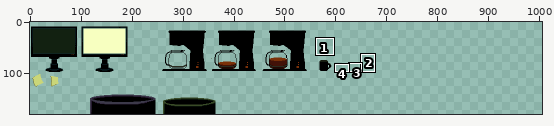
Pixel-art file: Assets/Sprites/Items/Assets_OneNightAtSunnHordLand-Update.aseprite. Above: a wide view before the commit, with the close-up outlined.
Close-up. Before the edit:
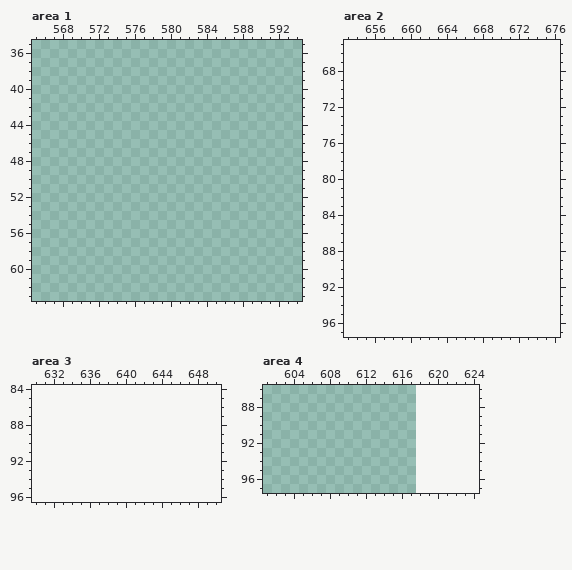
618x180 pixels, 1 frame. Shown: area 1: x 565..594, y 35..63; area 2: x 653..676, y 65..97; area 3: x 630..650, y 84..96; area 4: x 601..624, y 86..97. The old version is drawn lined up with the new one, on the new canvas. The wide view leaves out empty margins. The commit also changed other parts of the picture, which this record leaves out.
The result:
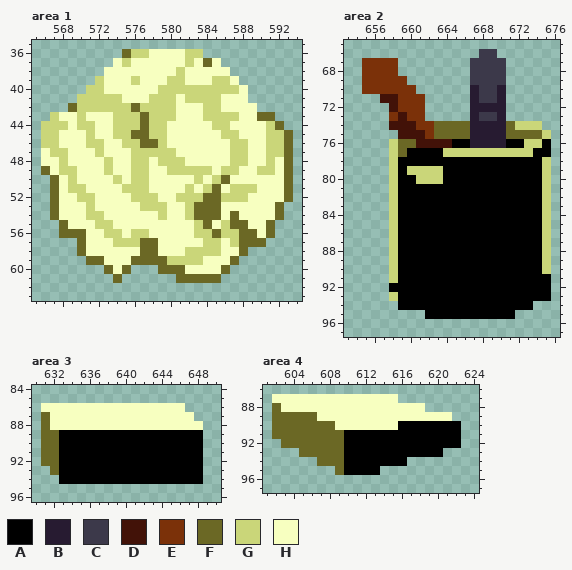
Palette (. is transparent): A #000000  B #271b31  C #3c394a  D #421208  E #7b3109  F #6b6825  G #cad679  H #f7ffc0
Edits made:
canvas 618x180 -> 1007x180
Changed rows in their new state; - is an unchanged pixel.
Area 1:
first column x 566:
36 ---------FGGHHHHGG----------
37 --------HGHHHHHHGHFH--------
38 -------HHHHHHHHGHHHHH-------
39 ------GHHHGHHHGGHHHGGH------
40 -----GGHHHHHHGGGGGGGGGH-----
41 ----GGGGGHHHGGGHGGGGHHH-----
42 ---FGGGGGGFGGGGHHHGGHHHH----
43 -GHHGHHHGGGFGGGHHHGGGGHHFF--
44 GGGHGGHHGGGFGGHHHHHGGHHHHGF-
45 GGHHHGHHGGFFGGHHHHHHGGHHHGGF
46 GGHHHGGHHGGFFGHHHHHHHGGHHGGF
47 HGGHHHGHHHGGGGGHHHHHHGGHHGGF
48 HHGHHHHGHHGGHGGGHHHHHGGHHGHF
49 FHGGHHHGHHGGHHGGGGGHGGHHGGHF
50 -FHGHHHHGHGGHHHHHGHGFHHHHHHF
51 -FHGGHHHHGGGHHHHGHGFHGGGHHHF
52 -FHHGGHHHHGGGHHGGGFFGGGHHHHF
53 -FHHHGHHHHHGGGHHGFFFHHHHHHF-
54 -FHHHGGHHHHHHGHHGFFFHFHHHHF-
55 --FHHHGGHHHHHHHHHGFHGFFHHF--
56 --FFFHHGGHGGHHHHHGGFGGFFHF--
57 ----FHHHGGGFFHHHHHGGHGFFF---
58 ----FHHHHHHFFHHHGGGGHHF-----
59 -----FFHHHFFFFGGGGHHHF------
60 -------FHF---FFFHHHHF-------
61 --------F------FFFFF--------
Area 2:
first column x 655:
66 -------------CC------
67 EEEE--------CCCC-----
68 EEEE--------CCCC-----
69 EEEEE-------CCCC-----
70 EEEEEE------BCCB-----
71 --DDEEE-----BCCB-----
72 ---DEEE-----BBBB-----
73 ---EDEE-----BCCB-----
74 ---DDDEEFFFFBBBBFGGG-
75 ----DDDEFFFFBBBBFFFFG
76 ---GFFDDDDAABBBBAAGGA
77 ---GFAAAAGGGGGGGGGGAA
78 ---GAAAAAAAAAAAAAAAAG
79 ---GAGGGGAAAAAAAAAAAG
80 ---GAAGGGAAAAAAAAAAAG
81 ---GAAAAAAAAAAAAAAAAG
82 ---GAAAAAAAAAAAAAAAAG
83 ---GAAAAAAAAAAAAAAAAG
84 ---GAAAAAAAAAAAAAAAAG
85 ---GAAAAAAAAAAAAAAAAG
86 ---GAAAAAAAAAAAAAAAAG
87 ---GAAAAAAAAAAAAAAAAG
88 ---GAAAAAAAAAAAAAAAAG
89 ---GAAAAAAAAAAAAAAAAG
90 ---GAAAAAAAAAAAAAAAAG
91 ---GAAAAAAAAAAAAAAAAA
92 ---AAAAAAAAAAAAAAAAAA
93 ---GAAAAAAAAAAAAAAAAA
94 ----AAAAAAAAAAAAAAA--
95 -------AAAAAAAAAA----
Area 3:
first column x 631:
86 HHHHHHHHHHHHHHHH--
87 FHHHHHHHHHHHHHHHH-
88 FHHHHHHHHHHHHHHHHH
89 FFAAAAAAAAAAAAAAAA
90 FFAAAAAAAAAAAAAAAA
91 FFAAAAAAAAAAAAAAAA
92 FFAAAAAAAAAAAAAAAA
93 -FAAAAAAAAAAAAAAAA
94 --AAAAAAAAAAAAAAAA
Area 4:
first column x 602:
87 HHHHHHHHHHHHHH-------
88 FHHHHHHHHHHHHHHHH----
89 FFFFFHHHHHHHHHHHHHHH-
90 FFFFFFFHHHHHHHAAAAAAA
91 FFFFFFFFAAAAAAAAAAAAA
92 -FFFFFFFAAAAAAAAAAAAA
93 ---FFFFFAAAAAAAAAAA--
94 -----FFFAAAAAAA------
95 -------FAAAA---------
